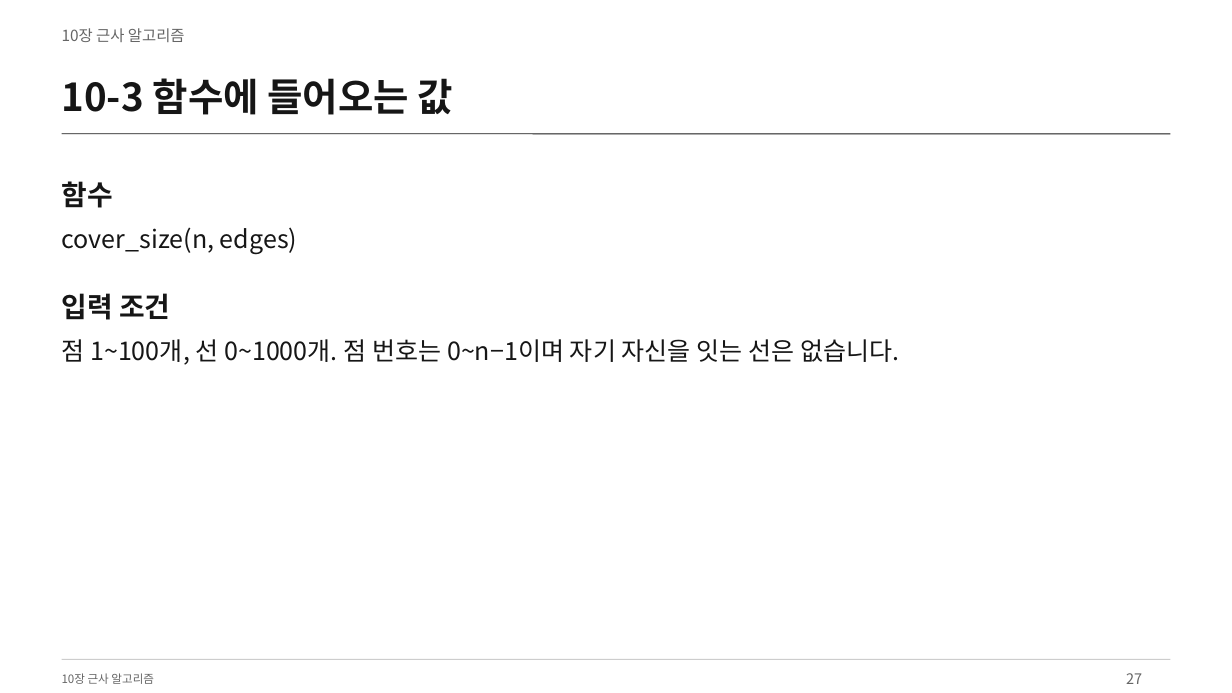
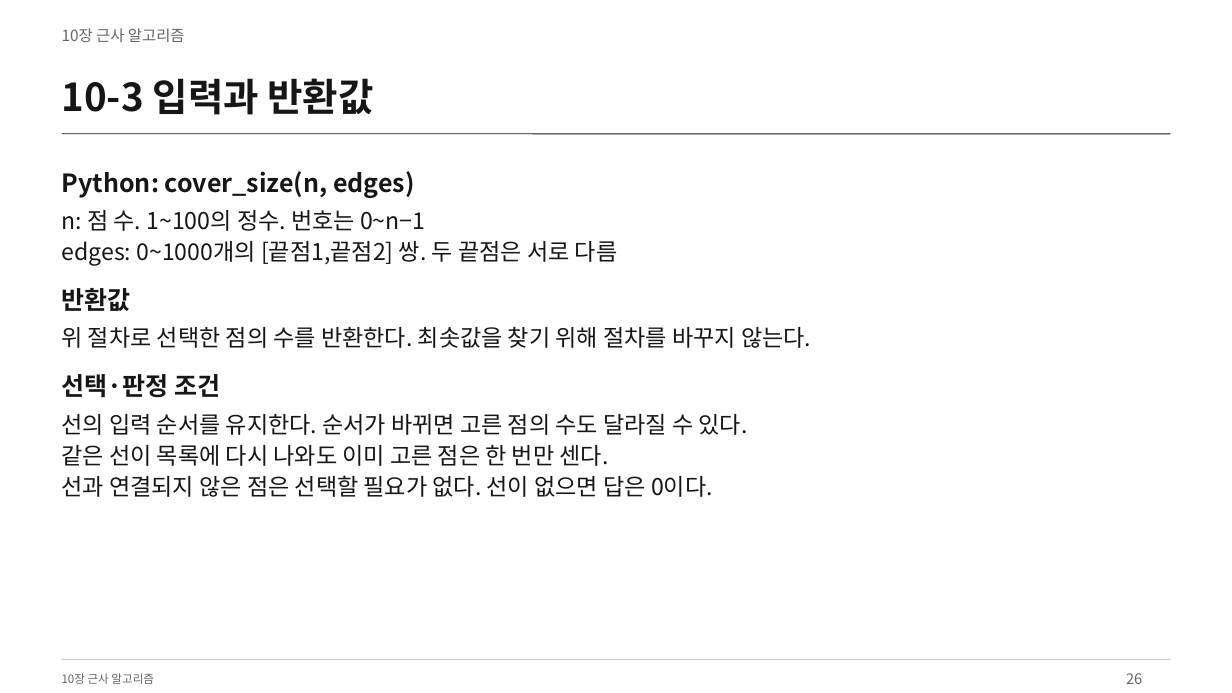
Before and after one commit to Sangdon-Park/Sangdon-Park.github.io, a slide deck: slide 26 of data/알고리즘/10장_근사_알고리즘.pptx (slide 27 before the commit). Drawn at 1232x693 pixels with LibreOffice and Linux fonts; fonts in the diff are those of the drawing. Boxes give left, top, right and bottom in pixels: in the first picture for what was removed or moved away, otherwise in the second. Text is boxed around its words. In the diff, an @@ line names an element or a change of style, - is before the commit and + after.

```diff
--- a/data/알고리즘/10장_근사_알고리즘.pptx
+++ b/data/알고리즘/10장_근사_알고리즘.pptx
@@ text at (x1=62, y1=78, x2=374, y2=115): text changed @@
-10-3 함수에 들어오는 값
+10-3 입력과 반환값
@@ text at (x1=62, y1=171, x2=415, y2=198): text changed; bold on @@
-cover_size(n, edges)
+Python: cover_size(n, edges)
@@ text removed at (x1=62, y1=181, x2=113, y2=208) @@
-함수
@@ text added at (x1=62, y1=210, x2=618, y2=266), 18 pt, text #161616 @@
+n: 점 수. 1~100의 정수. 번호는 0~n−1
+edges: 0~1000개의 [끝점1,끝점2] 쌍. 두 끝점은 서로 다름
@@ text added at (x1=62, y1=288, x2=131, y2=311), 19.5 pt, text #161616, bold @@
+반환값
@@ text added at (x1=62, y1=326, x2=811, y2=348), 18 pt, text #161616 @@
+위 절차로 선택한 점의 수를 반환한다. 최솟값을 찾기 위해 절차를 바꾸지 않는다.
@@ text removed at (x1=62, y1=339, x2=900, y2=365) @@
-점 1~100개, 선 0~1000개. 점 번호는 0~n−1이며 자기 자신을 잇는 선은 없습니다.
@@ text at (x1=62, y1=374, x2=220, y2=398): text changed; size 21.8 to 19.5 pt @@
-입력 조건
+선택·판정 조건
@@ text added at (x1=62, y1=414, x2=748, y2=497), 18 pt, text #161616 @@
+선의 입력 순서를 유지한다. 순서가 바뀌면 고른 점의 수도 달라질 수 있다.
+같은 선이 목록에 다시 나와도 이미 고른 점은 한 번만 센다.
+선과 연결되지 않은 점은 선택할 필요가 없다. 선이 없으면 답은 0이다.
@@ text at (x1=1126, y1=673, x2=1142, y2=684): text changed @@
-27
+26
```
Also in this commit, not shown: 37 other slides changed, 12 slides added, 4 slides removed, 18 other files.
